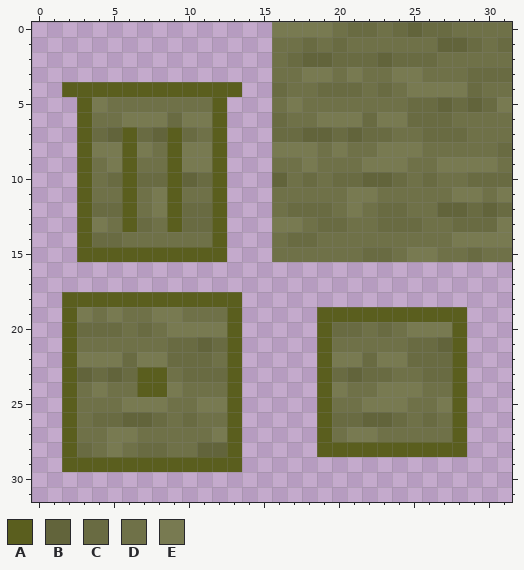
Edited in one commit: pixel-art sprite (src/main/resources/assets/nucleartrashcan/textures/trash_can_nuclear.png). The picture above is the old version.
The file is 32x32 pixels. Colours within 5 levels of each other are drawn and written as one.
Palette (. is transparent): A #5a5e1e  B #62643b  C #696b42  D #6f7148  E #787a51
Pixels before, first column x 2:
 0 ..............EEEEDCCDCBCCDDDD
 1 ..............DDCDCDDDDDDBBCDC
 2 ..............DCBBCCCBCCCDDDDD
 3 ..............DDEEDEDDEEDDDCCC
 4 AAAAAAAAAAAA..CDDCCCDCDEEEECDD
 5 .AEDDDDDDDA...DEDDDDDDDCCBCBCE
 6 .ADDEEECEEA...CDDEEECEECCCDDDD
 7 .ACBACBACDA...CCBBCBCCDDCCCDDD
 8 .AEEAEDAEEA...EEEDEDDEEEDDDDDC
 9 .ADEADDAEEA...DDEDDDEEEDDEEEED
10 .ADCACCABCA...BDCDCCBBCDCDDCCC
11 .ADDADEADDA...DDDDDEEDDDDDEEDE
12 .ACCADEACCA...DCCCDEDCCDDBBCBC
13 .AEDACDACCA...EEDCCDDCCCDDCCCE
14 .ACCDDDDDDA...DCCDDDDDDDDDEEEE
15 .AAAAAAAAAA...DDDDDDCCDEEDDCDD
16 ..............................
17 ..............................
18 AAAAAAAAAAAA..................
19 AEDEDDEEDDDA.....AAAAAAAAAA...
20 ACCCDCDEEEEA.....ACCDCDEEEA...
21 ADDDDDDCCBCA.....ADDDDDCCBA...
22 AEEECEECCCDA.....AEECEECCCA...
23 ABCBCAADCCCA.....ACBCCDDCCA...
24 ADEDDAAEDDDA.....AEDDEEEDDA...
25 ADDDEEEDDEEA.....ADDEEEDDEA...
26 ADCCBBCDCDDA.....ACCBBCDCDA...
27 ADDEEDDDDDEA.....ADEEDDDDDA...
28 ACDEDCCDDBBA.....AAAAAAAAAA...
29 AAAAAAAAAAAA..................
New version:
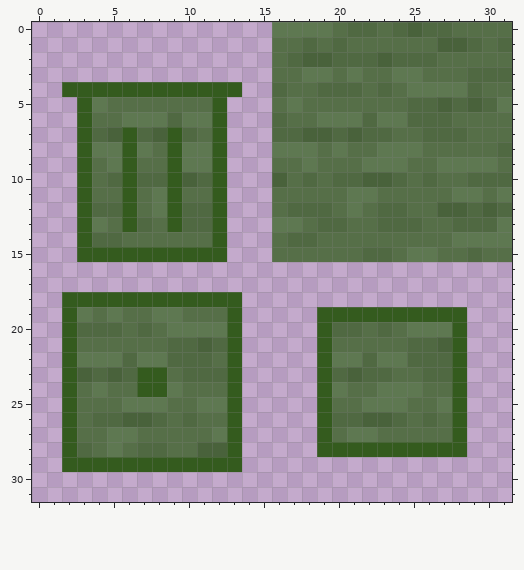
What changed:
Colour A changes from #5a5e1e to #345b1e.
Colour B changes from #62643b to #49623b.
Colour C changes from #696b42 to #506942.
Colour D changes from #6f7148 to #566f48.
Colour E changes from #787a51 to #5e7851.
Pixel boxes of the changes (left, top, right, bottom) in both pictures:
changed: (62, 22, 512, 472)
